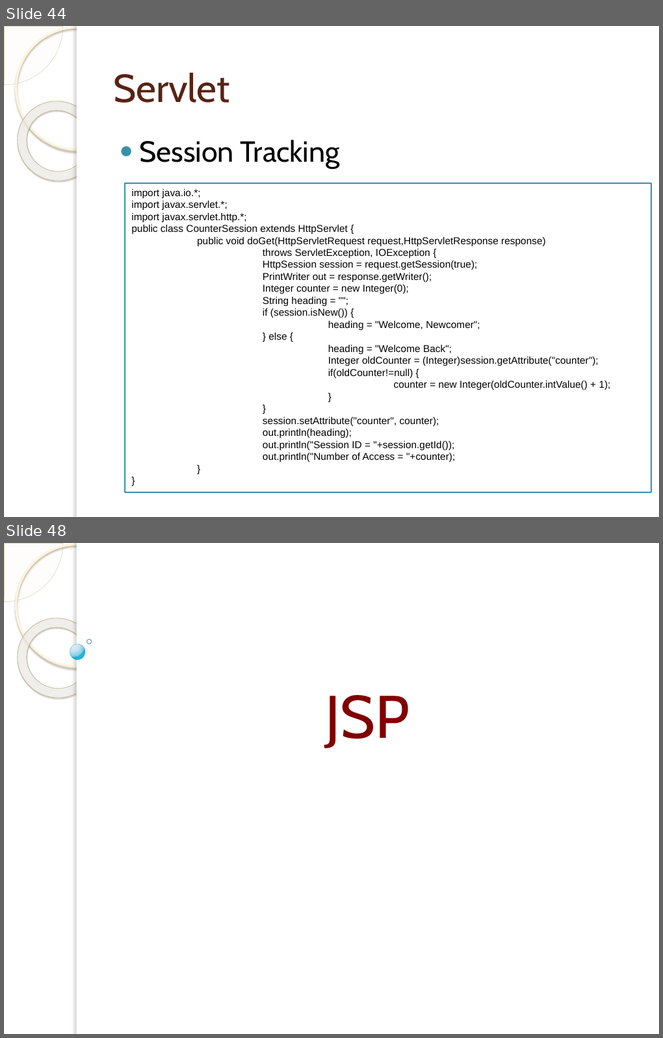
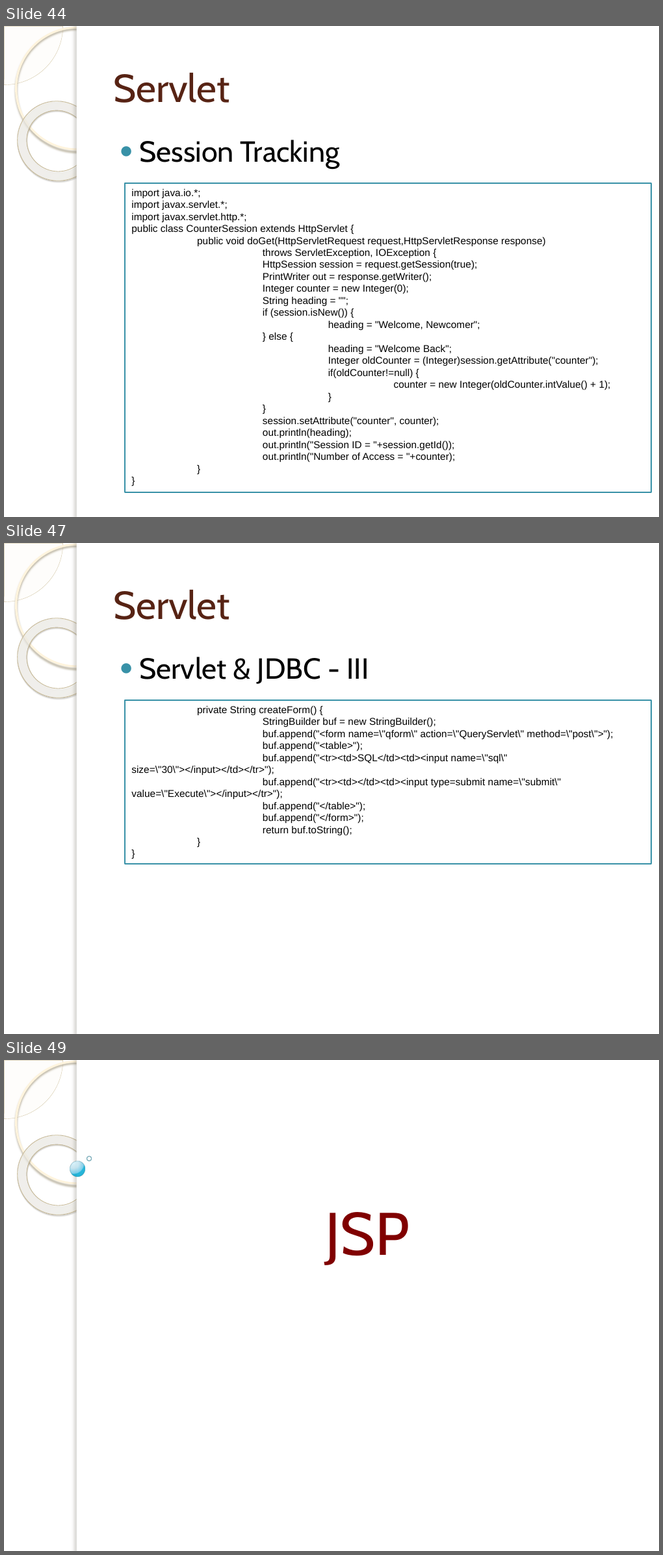
Before and after one commit to tassun/train-jsp, a slide deck: Introduction to JSP.pptx. Shown one above the other, each under a label of ours: slides 44 and 48 before the commit, slides 44, 47 and 49 after it; the slides between them are not shown. The pictures are 663x1038 and 663x1555 pixels, drawn with LibreOffice and Linux fonts; fonts in the diff are those of the drawing; background and template pictures are left out. Boxes give left, top, right and bottom in pixels: in the first picture for what was removed or moved away, otherwise in the second. Text is boxed around its words. In the diff, an @@ line names an element or a change of style, - is before the commit and + after.

```diff
--- a/Introduction to JSP.pptx
+++ b/Introduction to JSP.pptx
@@ slide 47 added at [4, 543, 659, 1034], background picture (left out); not listed: 5 template elements that a slide beside it also shows @@
@@ title added at [113, 590, 230, 620], 43 pt, text #572314 @@
+Servlet
@@ text added at [140, 657, 369, 684], 32 pt, text #000000 @@
+● Servlet & JDBC - III
@@ rectangle added at [125, 700, 651, 865], outline #3891A7 1.5 pt, 11 pt, text #000000 @@
+private String createForm() {
+StringBuilder buf = new StringBuilder();
+buf.append("<form name=\"qform\" action=\"QueryServlet\" method=\"post\">");
+buf.append("<table>");
+buf.append("<tr><td>SQL</td><td><input name=\"sql\" size=\"30\"></input></td></tr>");
+buf.append("<tr><td></td><td><input type=submit name=\"submit\" value=\"Execute\"></input></tr>");
+buf.append("</table>");
+buf.append("</form>");
+return buf.toString();
+}
+}
@@ what was slide 48 is now slide 49 @@
```
Also in this commit, not shown: 5 slides changed, 4 other files.
